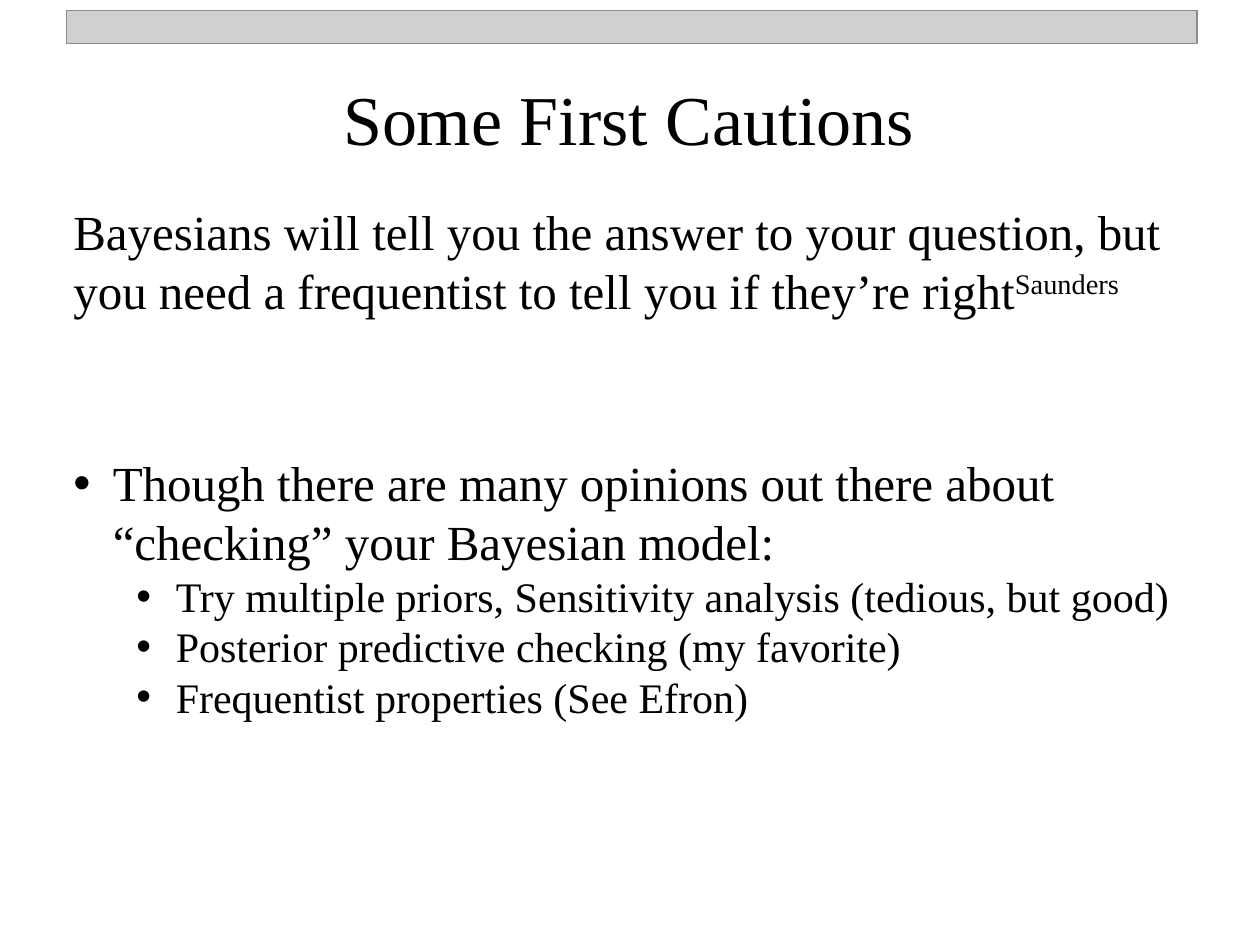
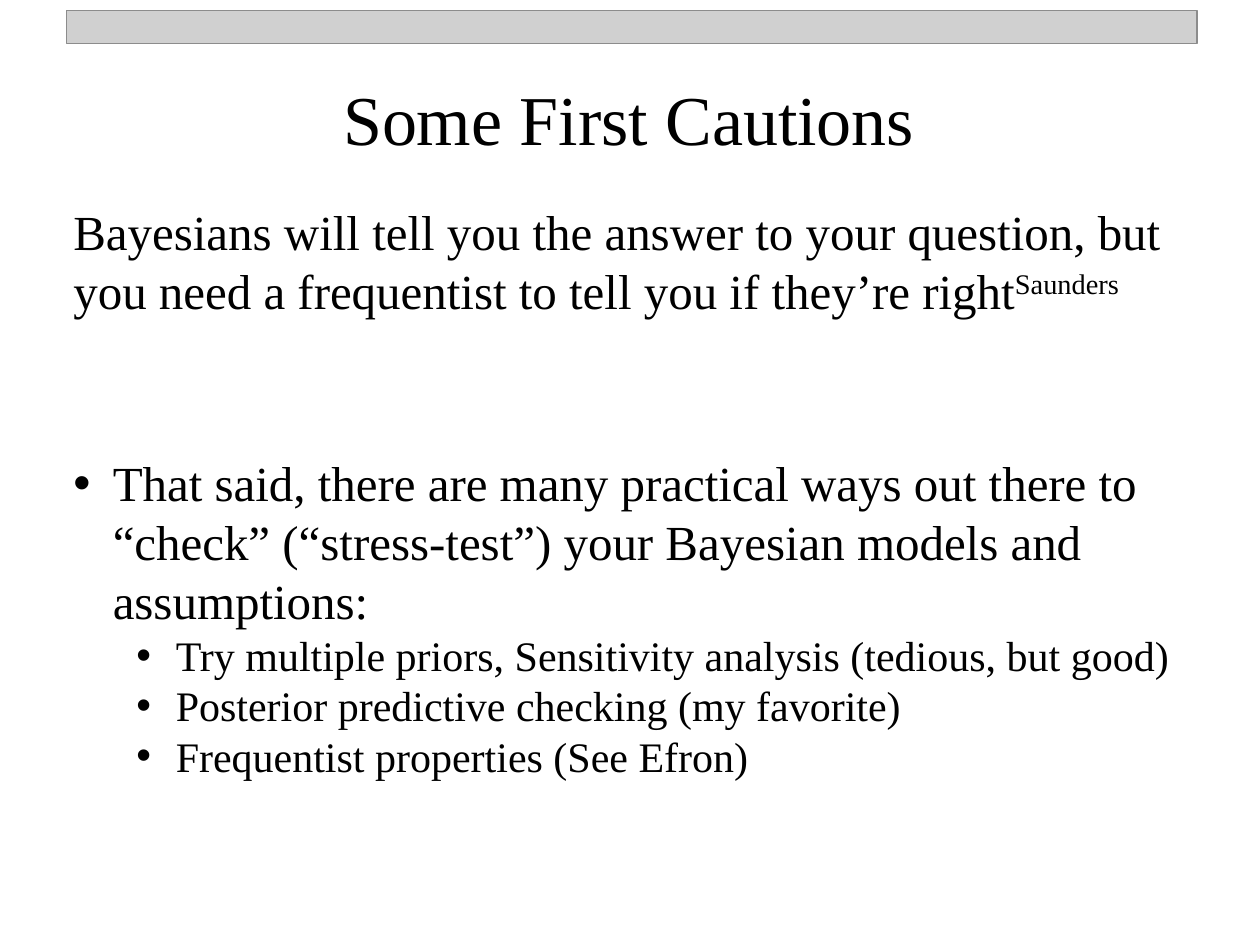
Before and after one commit to npetraco/MATFOS705, a slide deck: slide 28 of Notes/5_Intro_to_basic_parametric_bayesian_inference.pptx. Drawn at 1260x945 pixels with LibreOffice and Linux fonts; fonts in the diff are those of the drawing; grey boxes stand for pictures. Boxes give left, top, right and bottom in pixels: in the first picture for what was removed or moved away, otherwise in the second. Text is boxed around its words. In the diff, an @@ line names an element or a change of style, - is before the commit and + after.

Commit message:
update

```diff
--- a/Notes/5_Intro_to_basic_parametric_bayesian_inference.pptx
+++ b/Notes/5_Intro_to_basic_parametric_bayesian_inference.pptx
@@ text at (x1=113, y1=467, x2=1137, y2=629): text changed @@
-• Though there are many opinions out there about “checking” your Bayesian model:
+• That said, there are many practical ways out there to “check” (“stress-test”) your Bayesian models and assumptions:
```
Also in this commit, not shown: 3 other slides changed.
